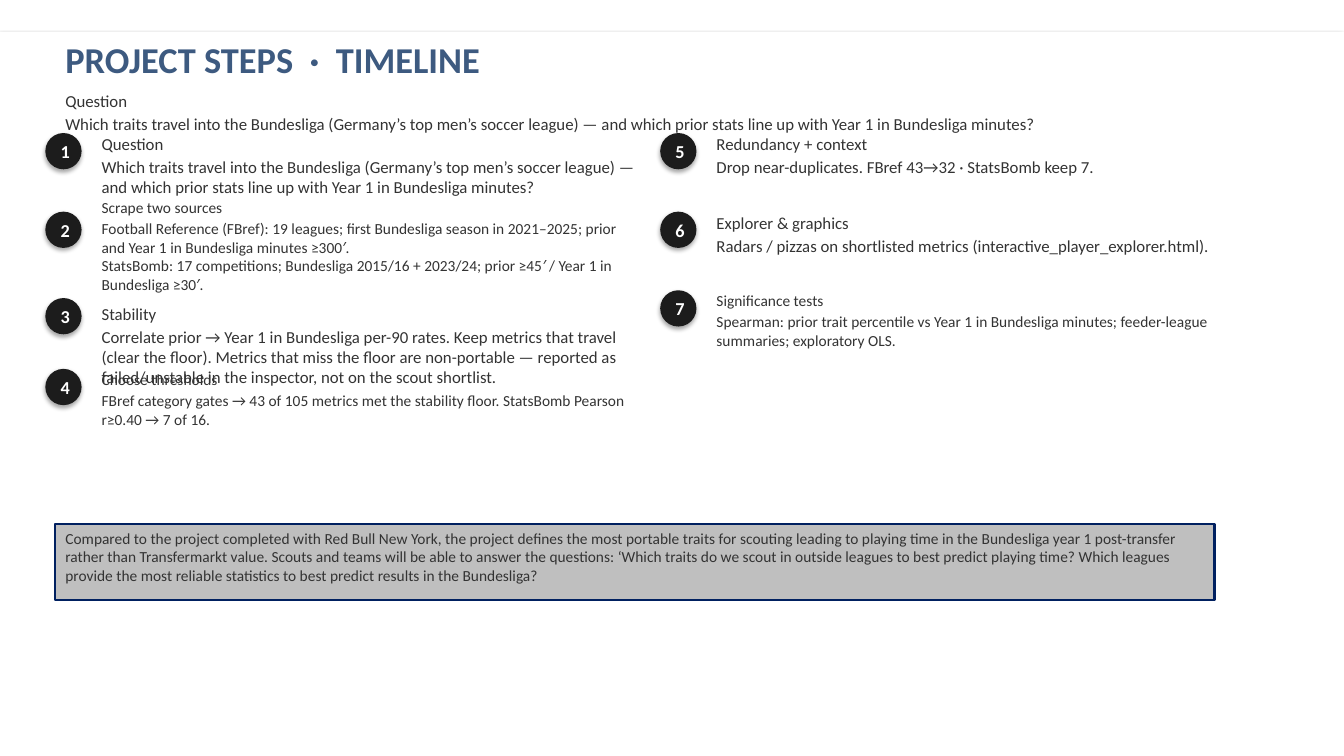
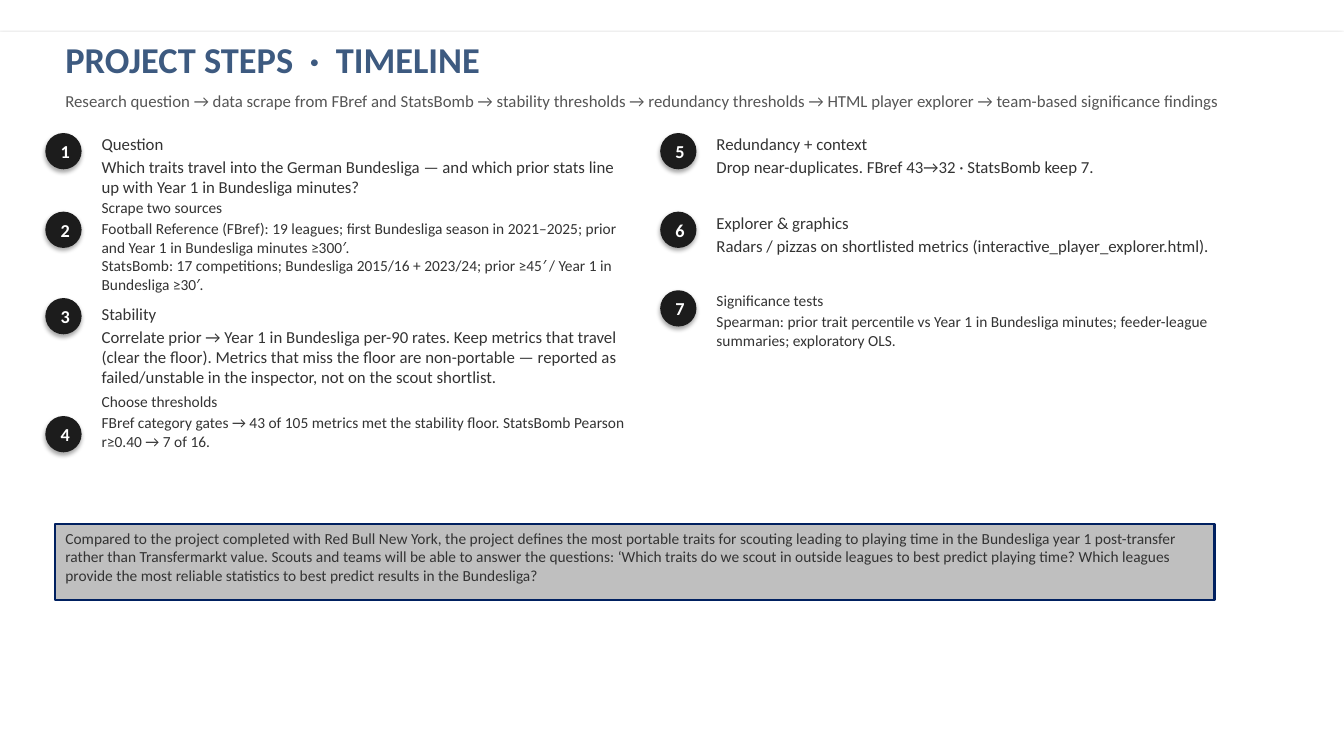
Before and after one commit to colbymorris08/bundesliga-transfer-traits, a slide deck: slide 2 of bundesliga_transfer_traits.pptx. Drawn at 1344x756 pixels with LibreOffice and Linux fonts; fonts in the diff are those of the drawing. Boxes give left, top, right and bottom in pixels: in the first picture for what was removed or moved away, otherwise in the second. Text is boxed around its words. In the diff, an @@ line names an element or a change of style, - is before the commit and + after.

```diff
--- a/bundesliga_transfer_traits.pptx
+++ b/bundesliga_transfer_traits.pptx
@@ text at (65,95,1218,110): text changed; text colour #333333 to #555555 @@
-Question
-Which traits travel into the Bundesliga (Germany’s top men’s soccer league) — and which prior stats line up with Year 1 in Bundesliga minutes?
+Research question → data scrape from FBref and StatsBomb → stability thresholds → redundancy thresholds → HTML player explorer → team-based significance findings
@@ text at (102,161,614,196): text changed @@
-Which traits travel into the Bundesliga (Germany’s top men’s soccer league) — and which prior stats line up with Year 1 in Bundesliga minutes?
+Which traits travel into the German Bundesliga — and which prior stats line up with Year 1 in Bundesliga minutes?
@@ text "Choose thresholds": place and size @@
-text "Choose thresholds" at (102,372,624,425)
+text "Choose thresholds" at (102,396,624,447)
@@ ellipse "4": place and size @@
-ellipse "4" at (45,369,82,405)
+ellipse "4" at (45,416,82,453)
```
Also in this commit, not shown: 13 other slides changed.
